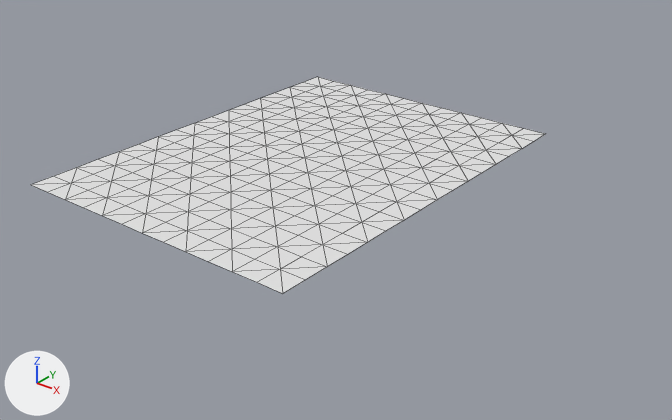
One commit to the OBJ model assets/maps/chunks/terrain_lod1_3_-3.obj: the scene before it, then after it.
One viewpoint serves both versions: a 50 mm lens placed at (301.7, 60.5, 46.7), pointed at (224.4, 157.1, -13.2). Arrows for +X, +Y and +Z are at lower left; the lights stay in place. The picture after the commit comes second. Mesh edges are drawn as thin lines. Where no turn or scale is listed for an object, it has been applied to the vertices.

Names of what the first picture shows: 'terrain_lod1_3_-3'.
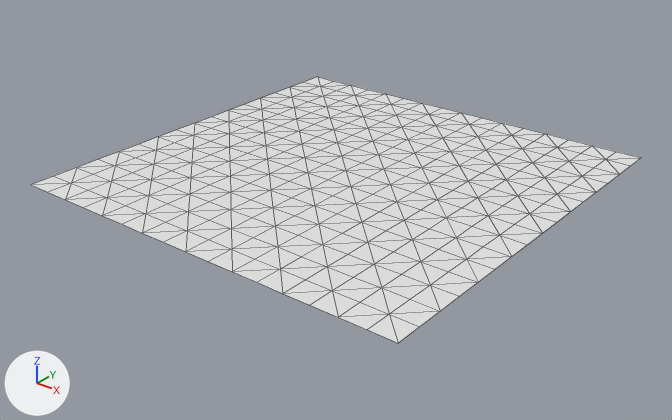
Changed parts and their boxes (x1, y1, x2, y2) in the pictures (672 x 420 px):
'terrain_lod1_3_-3', reshaped (19% wider, 23% taller): before (32, 77, 545, 293); after (32, 77, 641, 343)
part 1 of me_terrain_lod1_3__3, added: after (283, 134, 641, 343)

Diff of the bpy script that builds the scene:
```diff
--- a/assets/maps/chunks/terrain_lod1_3_-3.obj.py
+++ b/assets/maps/chunks/terrain_lod1_3_-3.obj.py
@@ me_terrain_lod1_3__3 @@
 # used by ob_terrain_lod1_3__3; location = (0.0, 0.0, 0.0)
-me_terrain_lod1_3__3.from_pydata(...)  # 221 vertices, 384 faces; spans x 192.0..240.0, y 128.0..192.0, z -8.0
+me_terrain_lod1_3__3.from_pydata(...)  # 289 vertices, 512 faces; spans x 192.0..256.0, y 128.0..192.0, z -8.0
+# me_terrain_lod1_3__3 part 1
+# 17 new vertices lie (4.0, 0.0, 0.0) away from vertices in x 240.0, y 128.0..192.0, z -8.0
+# 17 new vertices lie (4.0, 0.0, 0.0) away from vertices in x 244.0, y 128.0..192.0, z -8.0
+# 17 new vertices lie (4.0, 0.0, 0.0) away from vertices in x 248.0, y 128.0..192.0, z -8.0
+# 17 new vertices lie (4.0, 0.0, 0.0) away from vertices in x 252.0, y 128.0..192.0, z -8.0
+# 128 new faces join them
```
